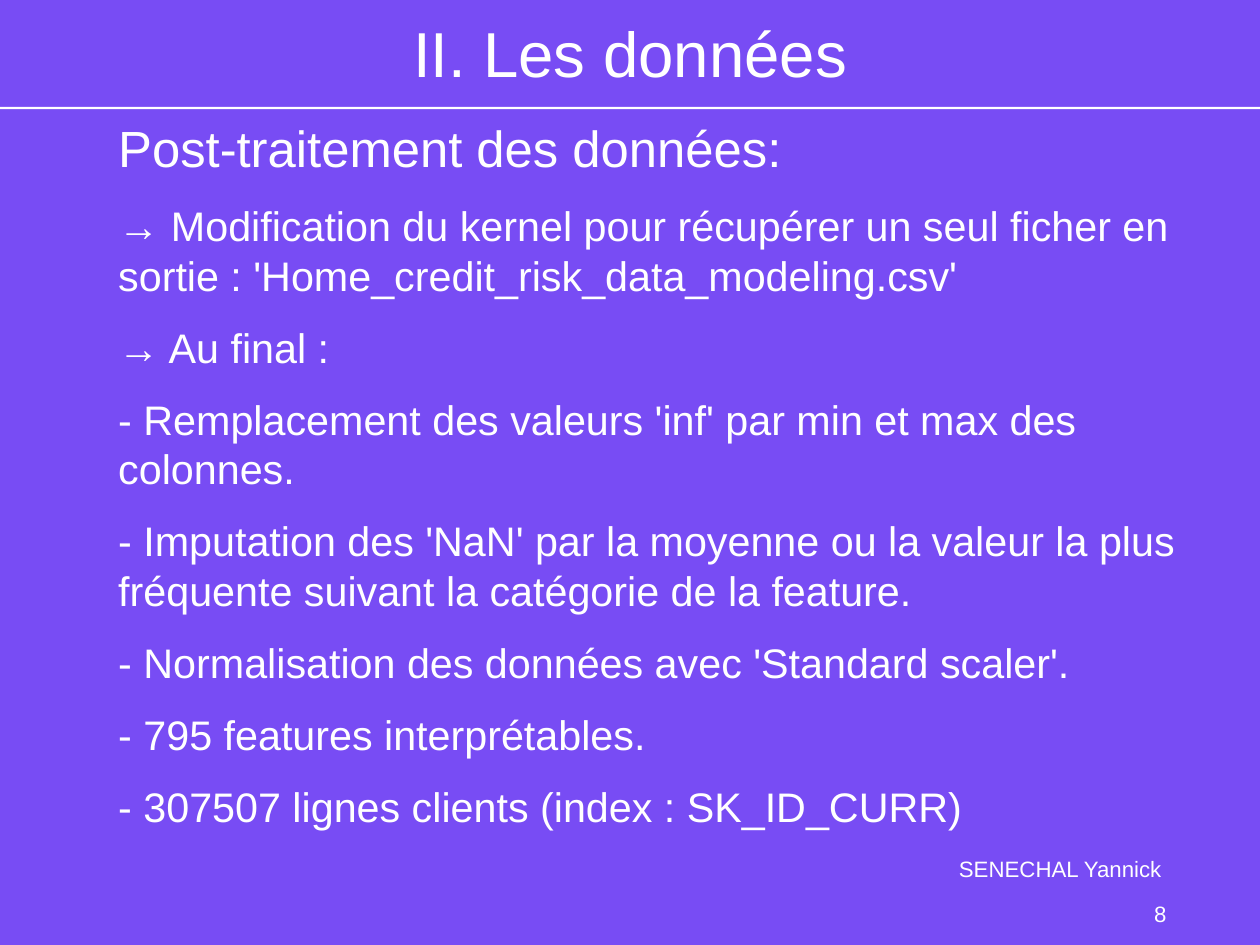
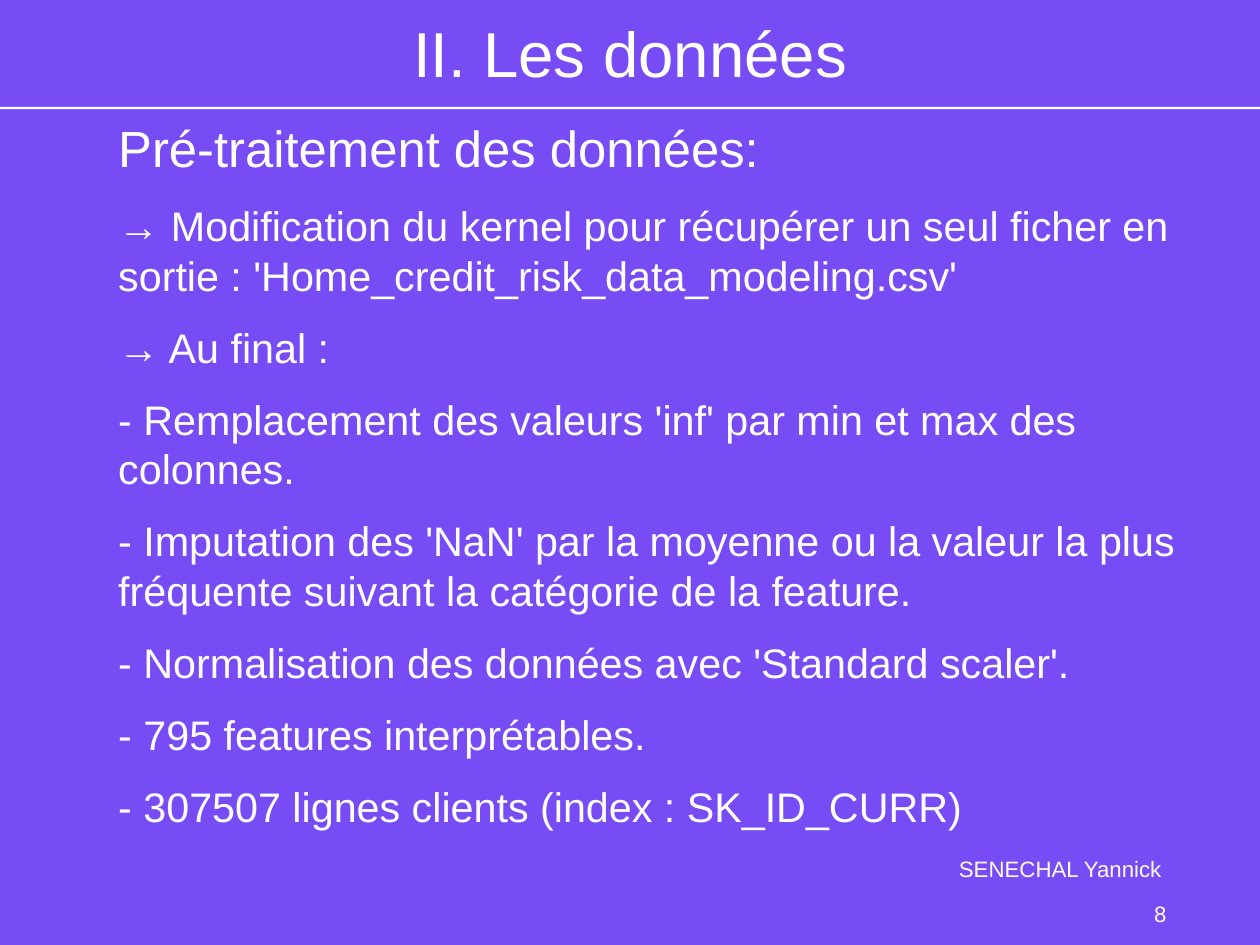
Before and after one commit to YannickSenechal29/OC_DS_Projet_7_SENECHAL_Yannick, a slide deck: slide 8 of P7_03_Support.odp. Drawn at 1260x945 pixels with LibreOffice and Linux fonts; fonts in the diff are those of the drawing; background and template pictures are left out. Boxes give left, top, right and bottom in pixels: in the first picture for what was removed or moved away, otherwise in the second. Text is boxed around its words. In the diff, an @@ line names an element or a change of style, - is before the commit and + after.

```diff
--- a/P7_03_Support.odp
+++ b/P7_03_Support.odp
@@ text at bbox=[118, 129, 759, 168]: text changed @@
-Post-traitement des données:
+Pré-traitement des données:
```
Also in this commit, not shown: 10 other slides changed, 7 other files.
